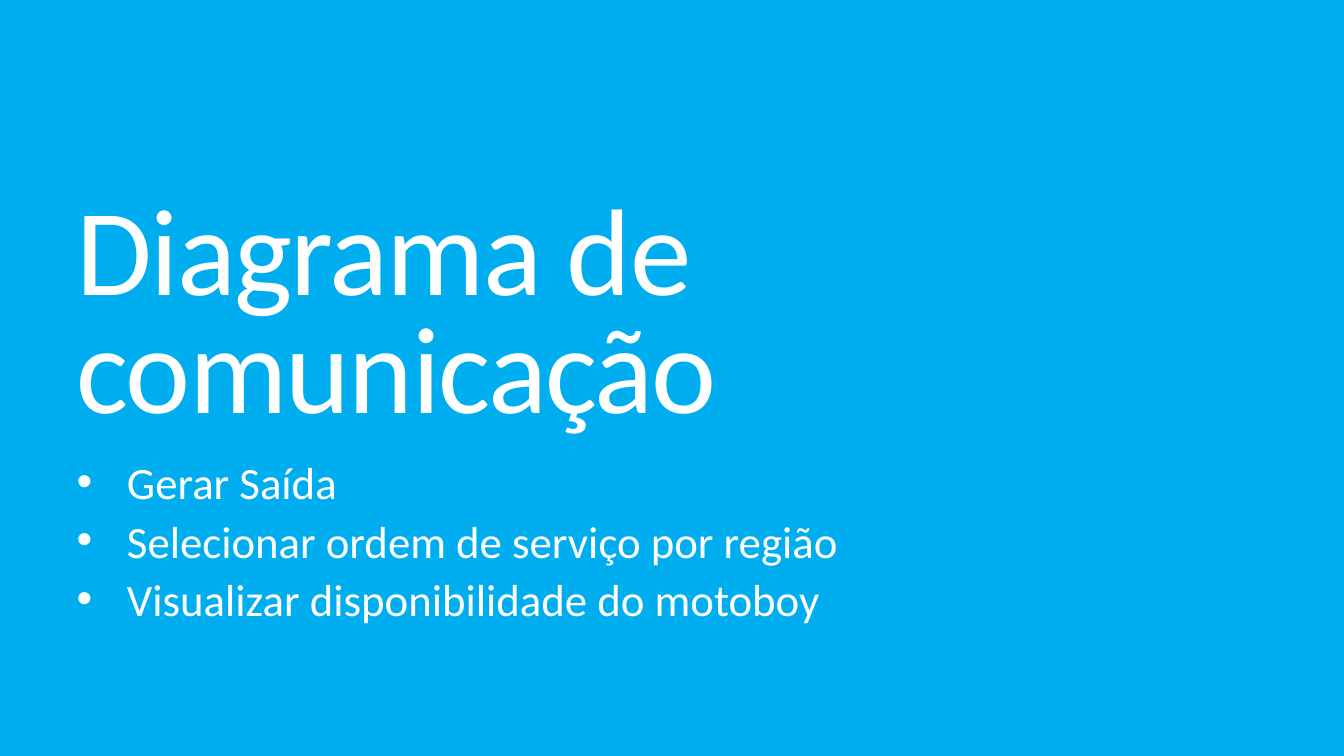
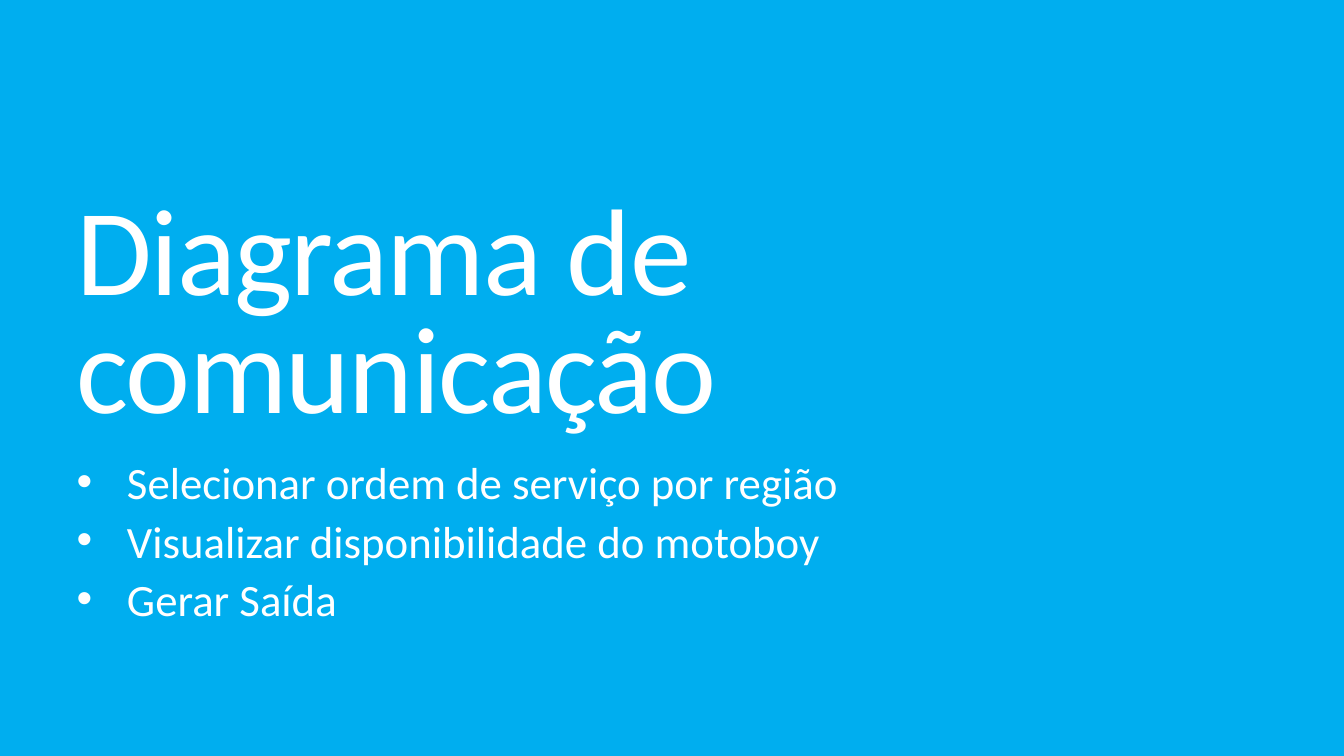
Before and after one commit to DouglasCPioC/engenharia-de-software-loja-de-motoboy, a slide deck: slide 16 of Slide/Projeto de uma empresa de motoboy.pptx (slide 14 before the commit). Drawn at 1344x756 pixels with LibreOffice and Linux fonts; fonts in the diff are those of the drawing. Boxes give left, top, right and bottom in pixels: in the first picture for what was removed or moved away, otherwise in the second. Text is boxed around its words. In the diff, an @@ line names an element or a change of style, - is before the commit and + after.

```diff
--- a/Slide/Projeto de uma empresa de motoboy.pptx
+++ b/Slide/Projeto de uma empresa de motoboy.pptx
@@ subtitle at [127,468,336,500]: paragraph removed @@
-• Gerar Saída
@@ subtitle at [127,585,336,617]: paragraph added @@
+• Gerar Saída
```
Also in this commit, not shown: 3 other slides changed, 9 slides added, 3 slides removed, 1 other file.
